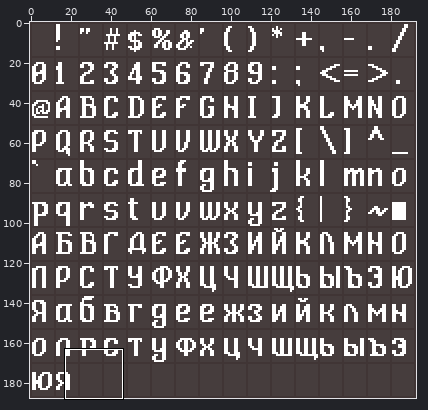
File history of a pixel-art file, Assets/Graphics/Fonts/Main Menu Font.aseprite. The picture above shows the old version from afar; the outline marks the close-up.
Close-up. Old version:
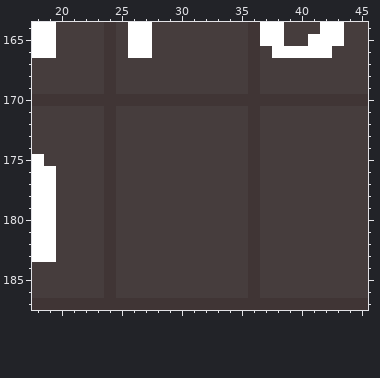
193x188 pixels, 1 frame. Colours within 5 levels of each other are drawn and written as one. Shown: x 18..45, y 164..187. The commit also changed other parts of the picture, which this record leaves out.
New version:
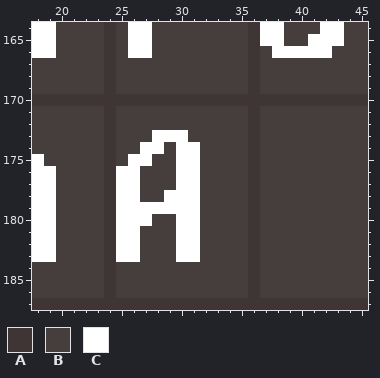
Palette (. is transparent): A #403535  B #463d3d  C #ffffff
Diff:
Changed rows in their new state; - is an unchanged pixel.
Layer "Layer 3":
first column x 25:
173 ---CCC-
174 --CC-CC
175 -CC--CC
176 CC---CC
177 CC---CC
178 CC--CCC
179 CCCCCCC
180 CCC--CC
181 CC---CC
182 CC---CC
183 CC---CC
Changed places in both close-ups, as pixel boxes (x1, y1, x2, y2):
changed: (116, 130, 200, 262)
